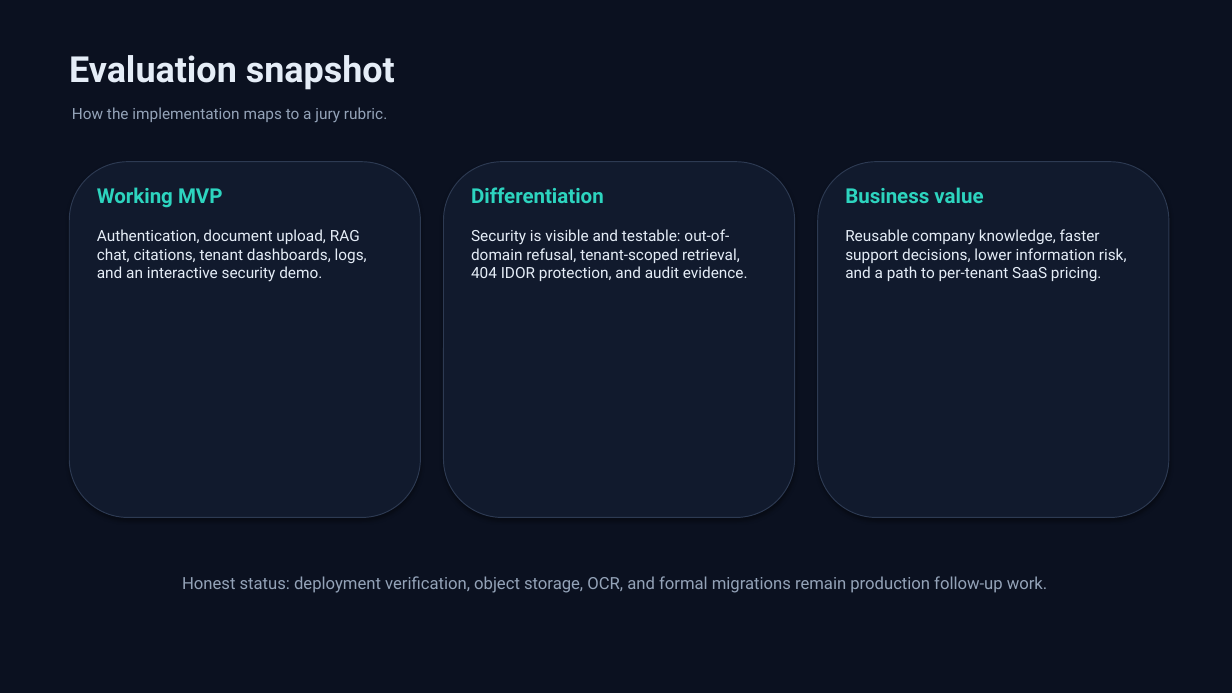
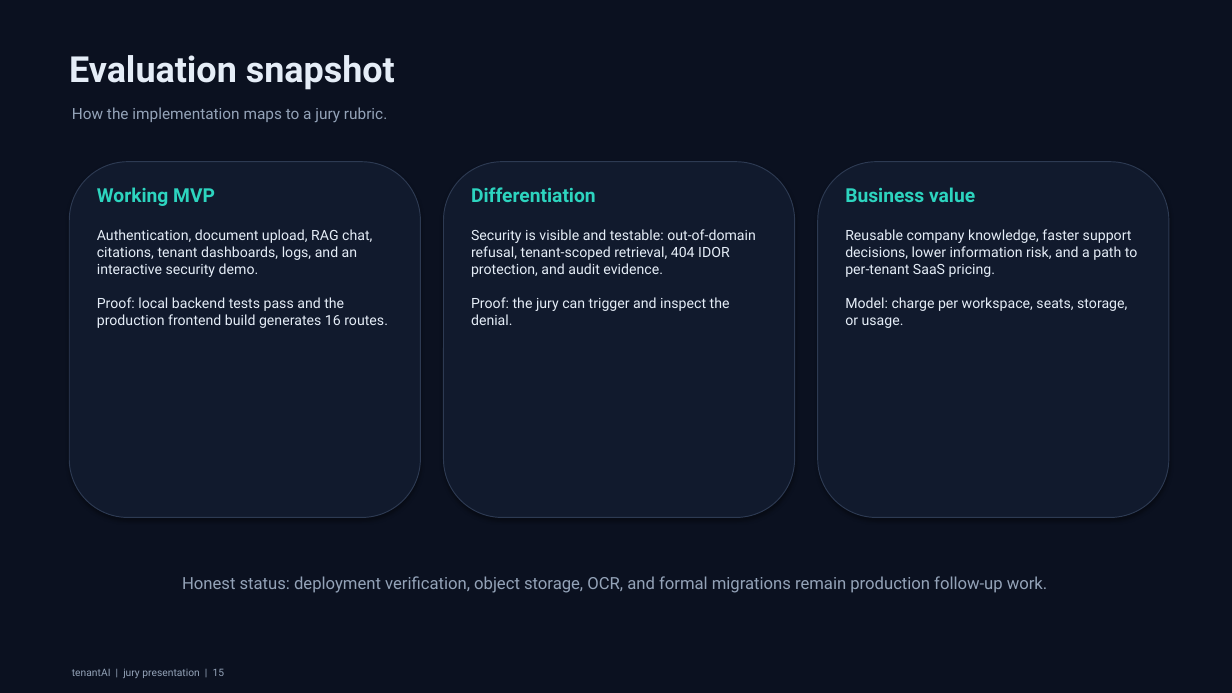
Before and after one commit to aksharganji23/tenantAI, a slide deck: slide 15 of presentation/SaaSsum_AI_Presentation.pptx. Drawn at 1232x693 pixels with LibreOffice and Linux fonts; fonts in the diff are those of the drawing. Boxes give left, top, right and bottom in pixels: in the first picture for what was removed or moved away, otherwise in the second. Text is boxed around its words. In the diff, an @@ line names an element or a change of style, - is before the commit and + after.

```diff
--- a/presentation/SaaSsum_AI_Presentation.pptx
+++ b/presentation/SaaSsum_AI_Presentation.pptx
@@ size 16 to 15 pt in 3 elements at bbox=[97, 187, 215, 206], bbox=[471, 187, 596, 202], bbox=[845, 187, 975, 202] @@
@@ text at bbox=[97, 229, 388, 328]: text changed; size 12 to 11 pt @@
-Authentication, document upload, RAG chat, citations, tenant dashboards, logs, and an interactive security demo.
+Authentication, document upload, RAG chat, citations, tenant dashboards, logs, and an interactive security demo.
+Proof: local backend tests pass and the production frontend build generates 16 routes.
@@ text at bbox=[471, 229, 756, 325]: text changed; size 12 to 11 pt @@
-Security is visible and testable: out-of-domain refusal, tenant-scoped retrieval, 404 IDOR protection, and audit evidence.
+Security is visible and testable: out-of-domain refusal, tenant-scoped retrieval, 404 IDOR protection, and audit evidence.
+Proof: the jury can trigger and inspect the denial.
@@ text at bbox=[845, 229, 1138, 328]: text changed; size 12 to 11 pt @@
-Reusable company knowledge, faster support decisions, lower information risk, and a path to per-tenant SaaS pricing.
+Reusable company knowledge, faster support decisions, lower information risk, and a path to per-tenant SaaS pricing.
+Model: charge per workspace, seats, storage, or usage.
@@ text added at bbox=[72, 668, 225, 678], 8 pt, text #94A3B8 @@
+tenantAI | jury presentation | 15
```
Also in this commit, not shown: 22 other slides changed, 1 other file.
